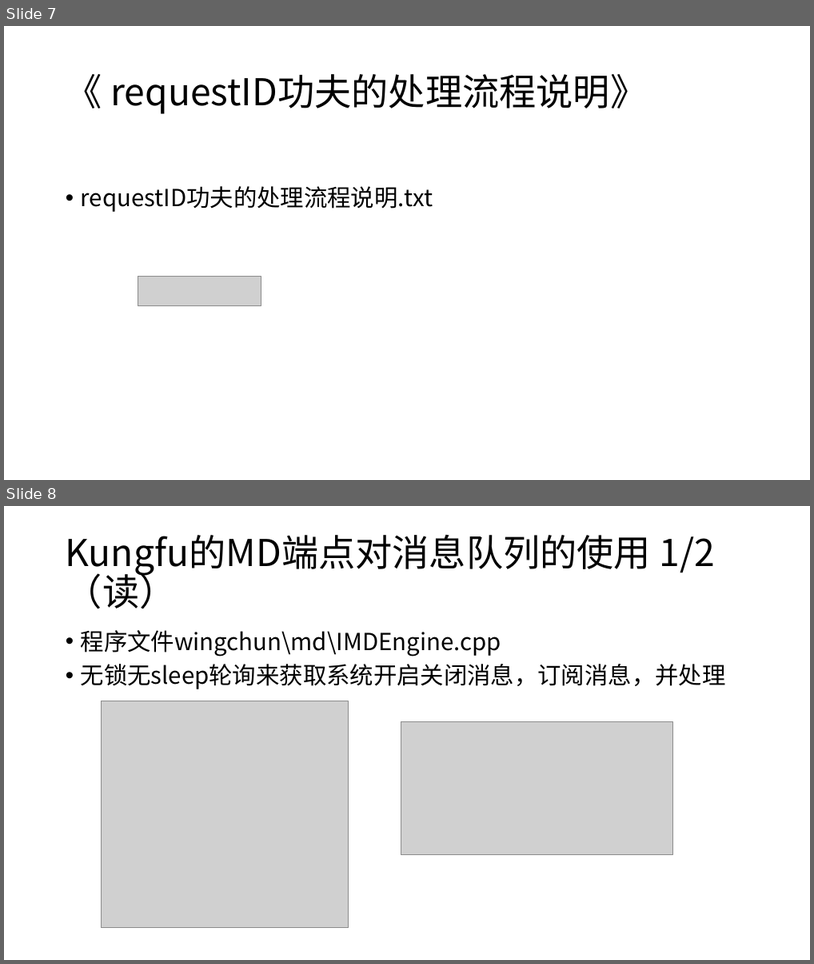
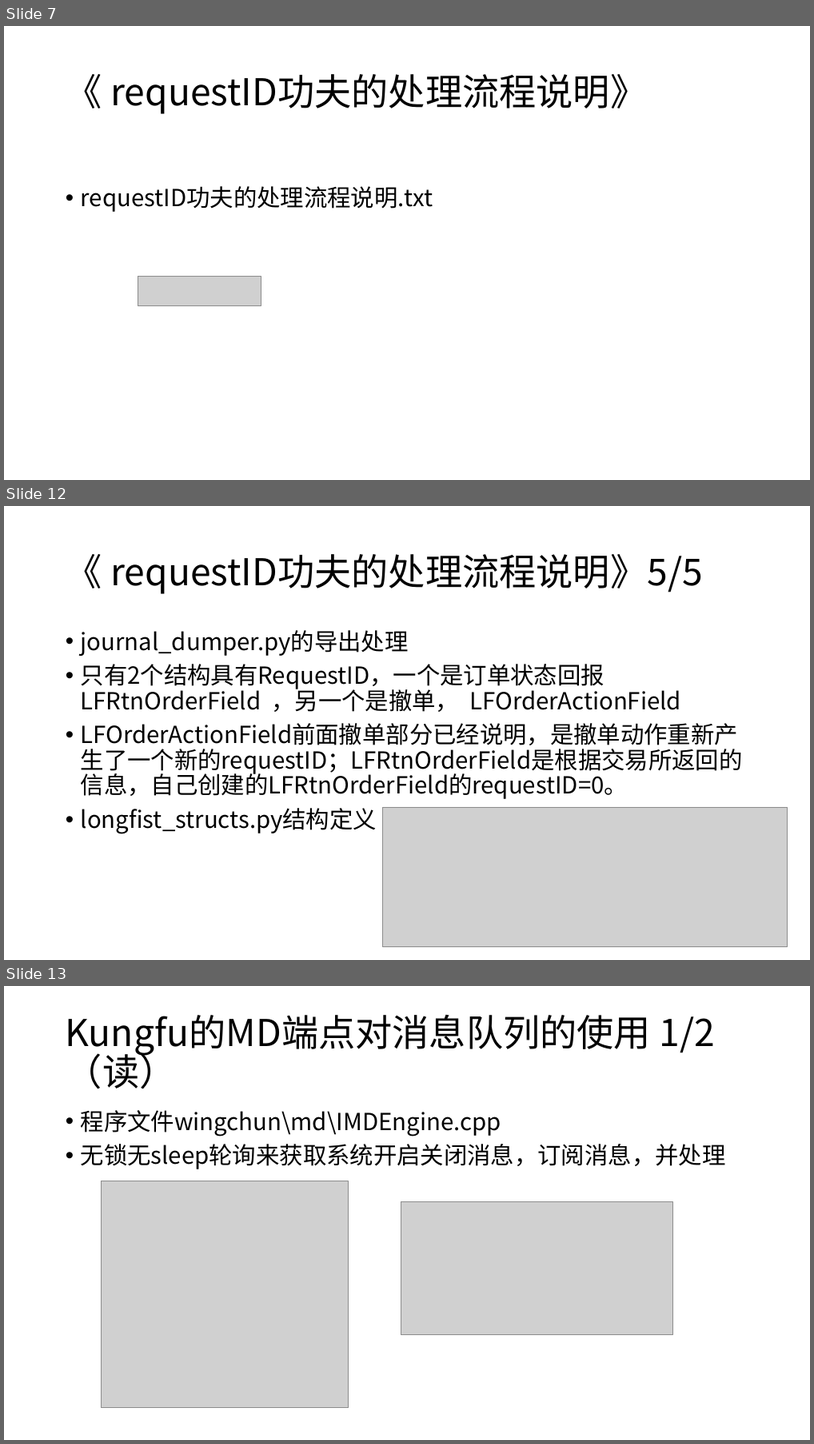
Before and after one commit to qingtiandalaoye/useful_doc, a slide deck: 虚拟货币跨交易所高频交易系统.pptx. Shown one above the other, each under a label of ours: slides 7 and 8 before the commit, slides 7, 12 and 13 after it; the slides between them are not shown. The pictures are 814x964 and 814x1444 pixels, drawn with LibreOffice and Linux fonts; fonts in the diff are those of the drawing; grey boxes stand for pictures. Boxes give left, top, right and bottom in pixels: in the first picture for what was removed or moved away, otherwise in the second. Text is boxed around its words. In the diff, an @@ line names an element or a change of style, - is before the commit and + after.

Commit message:
add requestID part

```diff
--- a/虚拟货币跨交易所高频交易系统.pptx
+++ b/虚拟货币跨交易所高频交易系统.pptx
@@ slide 12 added at (4,506,810,960), background #FFFFFF @@
@@ title added at (66,554,703,594), 44 pt, text #000000 @@
+《 requestID功夫的处理流程说明》5/5
@@ text added at (81,630,743,834), 28 pt, text #000000 @@
+• journal_dumper.py的导出处理
+• 只有2个结构具有RequestID，一个是订单状态回报 LFRtnOrderField ，另一个是撤单， LFOrderActionField
+• LFOrderActionField前面撤单部分已经说明，是撤单动作重新产生了一个新的requestID；LFRtnOrderField是根据交易所返回的信息，自己创建的LFRtnOrderField的requestID=0。
+• longfist_structs.py结构定义
@@ picture added at (382,807,788,946) @@
@@ what was slide 8 is now slide 13 @@
```
Also in this commit, not shown: 1 slide changed, 5 other slides added.
